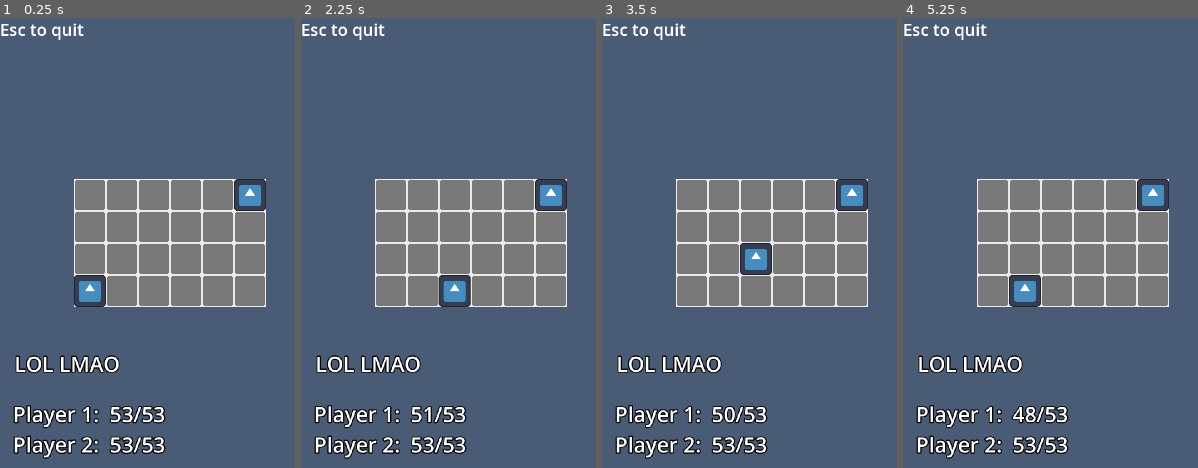
Above: before the commit, frames 1-4 (left to right).
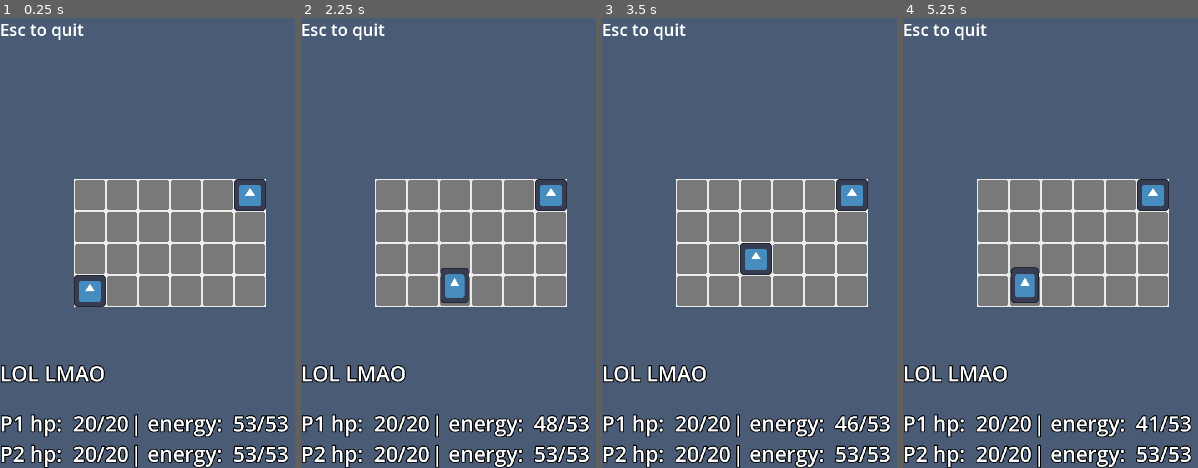
Above: after the commit, the same moments.

Repository: Mark0DumbASSdino/Gridworld-Battle-Simulator
Game: Godot game, scene res://screens/game/game.tscn
Two runs of this game, one before a commit and one after it. Both use one fixed random seed, a clock stepped at 60 frames per second and the inputs below. The engine's default icon, where the game draws it, is replaced by a stand-in: a white triangle on a blue panel in a dark square.
Inputs:
- Up to frame 1 (0.25 s): no input
- Up to frame 2 (2.25 s): tap Enter at 0.5, 2 s; hold D (right) 0.53-1.28 s; tap Space (attack) at 0.6, 1.25, 1.35, 2.1 s; hold S (down) 1.28-2.03 s; hold D (right) from 2.03 s (still down)
- Up to frame 3 (3.5 s): tap Space (attack) at 2.75, 2.85 s; release D (right) at 2.78 s; hold W (up) from 2.78 s (still down)
- Up to frame 4 (5.25 s): tap Enter at 3.5 s; release W (up) at 3.53 s; hold A (left) 3.53-5.03 s; tap Space (attack) at 3.6, 4.25, 4.35, 5.1 s; hold S (down) from 5.03 s (still down)

The runs differ from the first frame. In frame 1, 8.0% of the frame differs, in the area x 0-98%, y 74-100%; in frame 2, 8.6%, in the area x 0-98%, y 55-100%; in frame 3, 8.0%; in frame 4, 8.6%.

Commit message:
Add attack and hitbox system for Brawn character
Implemented attack handling and hitbox/hurtbox logic for the Brawn character, including new animations and collision detection. Updated player component to support attacking, and refactored the GUI to display both HP and energy stats for players. Added new scripts and scene nodes to support these features.

Diff:
--- a/character_components/player_component/player_component.gd
+++ b/character_components/player_component/player_component.gd
@@ -1,11 +1,14 @@
 extends Node2D
 ## Component that gets activated when the
 ## control type is player
+## All its inputs and stuff handled here, move and attack
 class_name PlayerComponent
 
 @onready var p : Character = get_parent()
 
 @export var grid_limit_component : GridLimitComponent
+
+var allow_attack : bool = true
 
 func move_handle_player() -> void:
 	if p.energy <= 0:
@@ -20,3 +23,19 @@
 		grid_limit_component.move_y(-1)
 	if Input.is_action_just_pressed("down"):
 		grid_limit_component.move_y(1)
+
+func attack_handle_player() -> void:
+	if p.energy <= 0:
+		# Disallows attacking when you ran out of energy
+		return
+
+	if (
+			Input.is_action_just_pressed("attack") and
+			allow_attack
+		):
+		p.attacked()
+		p.enable_hitbox = true
+		allow_attack = false
+		await get_tree().create_timer(0.1).timeout
+		p.enable_hitbox = false
+		allow_attack = true
--- a/characters/brawn/brawn.gd
+++ b/characters/brawn/brawn.gd
@@ -9,8 +9,12 @@
 
 @onready var anim: AnimationPlayer = %anim
 @onready var player_component: PlayerComponent = %player_component
+@onready var hitboxes : Array[CollisionShape2D] = [
+	%hibc, %hibc2, %hibc3, %hibc4
+]
 
 var desired_pos : Vector2
+var enable_hitbox : bool = false
 
 const pos_lerp_weight : float = 20
 
@@ -18,6 +22,10 @@
 	grid_pos = start_pos
 	hp = max_hp
 	energy = max_energy
+
+	# Signal Connections
+	%hitbox.area_entered.connect(_hitbox_enter)
+	%hurtbox.area_entered.connect(_hurtbox_enter)
 
 func _process(delta: float) -> void:
 
@@ -28,8 +36,28 @@
 		pos_lerp_weight * delta
 		)
 
+	for hitbox in hitboxes:
+		hitbox.disabled = not enable_hitbox
+
 	if control_type == control_types.PLAYER:
 		player_component.move_handle_player()
+		player_component.attack_handle_player()
 
 func moved() -> void:
 	energy -= 1
+	anim.stop()
+	anim.play("move")
+
+func attacked() -> void:
+	energy -= 1
+	anim.stop()
+	anim.play("attack")
+
+func _hitbox_enter(area: Area2D) -> void:
+	if area.name == "hurtbox":
+		pass
+
+func _hurtbox_enter(area: Area2D) -> void:
+	if area.name == "hitbox":
+		# Taking damage
+		hp -= 1
--- a/characters/brawn/brawn.tscn
+++ b/characters/brawn/brawn.tscn
@@ -1,9 +1,107 @@
-[gd_scene load_steps=5 format=3 uid="uid://c2rtvdp2w0mqt"]
+[gd_scene load_steps=11 format=3 uid="uid://c2rtvdp2w0mqt"]
 
 [ext_resource type="Script" uid="uid://cctmir7wtua12" path="res://characters/brawn/brawn.gd" id="1_k1kry"]
 [ext_resource type="Texture2D" uid="uid://dbfemq6g1nagq" path="res://art/icon.svg" id="2_3xfdu"]
 [ext_resource type="PackedScene" uid="uid://b48imhemvih3s" path="res://character_components/player_component/player_component.tscn" id="3_mfq06"]
 [ext_resource type="PackedScene" uid="uid://dqqd07e06tham" path="res://character_components/grid_limit_component/grid_limit_component.tscn" id="4_2nft6"]
+
+[sub_resource type="Animation" id="Animation_2nft6"]
+resource_name = "move"
+length = 0.2
+step = 0.05
+tracks/0/type = "value"
+tracks/0/imported = false
+tracks/0/enabled = true
+tracks/0/path = NodePath("Icon:scale")
+tracks/0/interp = 1
+tracks/0/loop_wrap = true
+tracks/0/keys = {
+"times": PackedFloat32Array(0, 0.05, 0.2),
+"transitions": PackedFloat32Array(1, 1, 1),
+"update": 0,
+"values": [Vector2(0.25, 0.25), Vector2(0.3, 0.2), Vector2(0.25, 0.25)]
+}
+tracks/1/type = "value"
+tracks/1/imported = false
+tracks/1/enabled = true
+tracks/1/path = NodePath("Icon:position")
+tracks/1/interp = 1
+tracks/1/loop_wrap = true
+tracks/1/keys = {
+"times": PackedFloat32Array(0),
+"transitions": PackedFloat32Array(1),
+"update": 0,
+"values": [Vector2(0, 0)]
+}
+
+[sub_resource type="Animation" id="Animation_x4tdm"]
+length = 0.001
+tracks/0/type = "value"
+tracks/0/imported = false
+tracks/0/enabled = true
+tracks/0/path = NodePath("Icon:scale")
+tracks/0/interp = 1
+tracks/0/loop_wrap = true
+tracks/0/keys = {
+"times": PackedFloat32Array(0),
+"transitions": PackedFloat32Array(1),
+"update": 0,
+"values": [Vector2(0.25, 0.25)]
+}
+tracks/1/type = "value"
+tracks/1/imported = false
+tracks/1/enabled = true
+tracks/1/path = NodePath("Icon:position")
+tracks/1/interp = 1
+tracks/1/loop_wrap = true
+tracks/1/keys = {
+"times": PackedFloat32Array(0),
+"transitions": PackedFloat32Array(1),
+"update": 0,
+"values": [Vector2(0, 0)]
+}
+
+[sub_resource type="Animation" id="Animation_r5pni"]
+resource_name = "attack"
+length = 0.2
+step = 0.05
+tracks/0/type = "value"
+tracks/0/imported = false
+tracks/0/enabled = true
+tracks/0/path = NodePath("Icon:scale")
+tracks/0/interp = 1
+tracks/0/loop_wrap = true
+tracks/0/keys = {
+"times": PackedFloat32Array(0, 0.05, 0.2),
+"transitions": PackedFloat32Array(1, 1, 1),
+"update": 0,
+"values": [Vector2(0.25, 0.25), Vector2(0.2, 0.3), Vector2(0.25, 0.25)]
+}
+tracks/1/type = "value"
+tracks/1/imported = false
+tracks/1/enabled = true
+tracks/1/path = NodePath("Icon:position")
+tracks/1/interp = 1
+tracks/1/loop_wrap = true
+tracks/1/keys = {
+"times": PackedFloat32Array(0, 0.05, 0.2),
+"transitions": PackedFloat32Array(1, 1, 1),
+"update": 0,
+"values": [Vector2(0, 0), Vector2(0, -10), Vector2(0, 0)]
+}
+
+[sub_resource type="AnimationLibrary" id="AnimationLibrary_x4tdm"]
+_data = {
+&"RESET": SubResource("Animation_x4tdm"),
+&"attack": SubResource("Animation_r5pni"),
+&"move": SubResource("Animation_2nft6")
+}
+
+[sub_resource type="RectangleShape2D" id="RectangleShape2D_r5pni"]
+size = Vector2(2, 2)
+
+[sub_resource type="RectangleShape2D" id="RectangleShape2D_2nft6"]
+size = Vector2(30, 30)
 
 [node name="brawn" type="Node2D"]
 script = ExtResource("1_k1kry")
@@ -17,7 +115,48 @@
 
 [node name="anim" type="AnimationPlayer" parent="."]
 unique_name_in_owner = true
+libraries = {
+&"": SubResource("AnimationLibrary_x4tdm")
+}
 
 [node name="Icon" type="Sprite2D" parent="."]
 scale = Vector2(0.25, 0.25)
 texture = ExtResource("2_3xfdu")
+
+[node name="hitbox" type="Area2D" parent="."]
+unique_name_in_owner = true
+collision_layer = 2
+collision_mask = 2
+
+[node name="hibc" type="CollisionShape2D" parent="hitbox"]
+unique_name_in_owner = true
+position = Vector2(-32, 0)
+shape = SubResource("RectangleShape2D_r5pni")
+disabled = true
+
+[node name="hibc2" type="CollisionShape2D" parent="hitbox"]
+unique_name_in_owner = true
+position = Vector2(32, 0)
+shape = SubResource("RectangleShape2D_r5pni")
+disabled = true
+
+[node name="hibc3" type="CollisionShape2D" parent="hitbox"]
+unique_name_in_owner = true
+position = Vector2(0, 32)
+shape = SubResource("RectangleShape2D_r5pni")
+disabled = true
+
+[node name="hibc4" type="CollisionShape2D" parent="hitbox"]
+unique_name_in_owner = true
+position = Vector2(0, -32)
+shape = SubResource("RectangleShape2D_r5pni")
+disabled = true
+
+[node name="hurtbox" type="Area2D" parent="."]
+unique_name_in_owner = true
+collision_layer = 2
+collision_mask = 2
+
+[node name="hubc" type="CollisionShape2D" parent="hurtbox"]
+shape = SubResource("RectangleShape2D_2nft6")
+debug_color = Color(1.7808378e-06, 0.6353858, 0.41399652, 0.24313726)
--- a/project.godot
+++ b/project.godot
@@ -54,6 +54,10 @@
 ]
 }
 
+[layer_names]
+
+2d_physics/layer_2="Hitbox - Hurtbox"
+
 [rendering]
 
 textures/canvas_textures/default_texture_filter=0
--- a/screens/game/energies.gd
+++ b/screens/game/energies.gd
@@ -1,15 +1,16 @@
 extends VBoxContainer
 
-func _process(delta: float) -> void:
+func _process(_delta: float) -> void:
+
 	%p1_energy.text = str(
-		"Player 1:  ",
+		"| energy:  ",
 		Global.player_1.energy,
 		"/",
 		Global.player_1.max_energy
 	)
 
 	%p2_energy.text = str(
-		"Player 2:  ",
+		"| energy:  ",
 		Global.player_2.energy,
 		"/",
 		Global.player_2.max_energy
--- a/screens/game/game.tscn
+++ b/screens/game/game.tscn
@@ -7,6 +7,7 @@
 [ext_resource type="Script" uid="uid://cny5npmsx0hg3" path="res://screens/game/gui.gd" id="5_g1ktd"]
 [ext_resource type="Script" uid="uid://bmtaxna3hlbl5" path="res://screens/game/who_turn.gd" id="6_2v4l3"]
 [ext_resource type="LabelSettings" uid="uid://cel2a2qsy4ryx" path="res://gui_txt.tres" id="7_uain1"]
+[ext_resource type="Script" uid="uid://skessnlaovyi" path="res://screens/game/hps.gd" id="8_18b3j"]
 [ext_resource type="Script" uid="uid://yrvn8yyxh6wx" path="res://screens/game/energies.gd" id="8_cpxdg"]
 
 [node name="game" type="Node2D"]
@@ -47,16 +48,12 @@
 text = "Esc to quit"
 
 [node name="who_turn" type="VBoxContainer" parent="GUI"]
-anchors_preset = 7
-anchor_left = 0.5
+anchors_preset = 2
 anchor_top = 1.0
-anchor_right = 0.5
 anchor_bottom = 1.0
-offset_left = -925.0
-offset_top = -285.0
-offset_right = -672.0
-offset_bottom = -216.0
-grow_horizontal = 2
+offset_top = -262.0
+offset_right = 253.0
+offset_bottom = -193.0
 grow_vertical = 0
 script = ExtResource("6_2v4l3")
 
@@ -67,21 +64,42 @@
 horizontal_alignment = 1
 vertical_alignment = 1
 
-[node name="energies" type="VBoxContainer" parent="GUI"]
-offset_left = 31.0
-offset_top = 916.0
-offset_right = 323.0
-offset_bottom = 1058.0
+[node name="stats" type="HBoxContainer" parent="GUI"]
+anchors_preset = 2
+anchor_top = 1.0
+anchor_bottom = 1.0
+offset_top = -142.0
+offset_right = 296.0
+grow_vertical = 0
+
+[node name="hps" type="VBoxContainer" parent="GUI/stats"]
+layout_mode = 2
+script = ExtResource("8_18b3j")
+
+[node name="p1_hp" type="Label" parent="GUI/stats/hps"]
+unique_name_in_owner = true
+layout_mode = 2
+text = "P1 HP: 6/7 "
+label_settings = ExtResource("7_uain1")
+
+[node name="p2_hp" type="Label" parent="GUI/stats/hps"]
+unique_name_in_owner = true
+layout_mode = 2
+text = "P2 HP: 2/1"
+label_settings = ExtResource("7_uain1")
+
+[node name="energies" type="VBoxContainer" parent="GUI/stats"]
+layout_mode = 2
 script = ExtResource("8_cpxdg")
 
-[node name="p1_energy" type="Label" parent="GUI/energies"]
+[node name="p1_energy" type="Label" parent="GUI/stats/energies"]
 unique_name_in_owner = true
 layout_mode = 2
-text = "P1 ENERGY: "
+text = "P1 ENERGY: 4/20"
 label_settings = ExtResource("7_uain1")
 
-[node name="p2_energy" type="Label" parent="GUI/energies"]
+[node name="p2_energy" type="Label" parent="GUI/stats/energies"]
 unique_name_in_owner = true
 layout_mode = 2
-text = "P2 ENERGY: "
+text = "P2 ENERGY: 6/9"
 label_settings = ExtResource("7_uain1")
--- /dev/null
+++ b/screens/game/hps.gd
@@ -0,0 +1,17 @@
+extends VBoxContainer
+
+func _process(_delta: float) -> void:
+
+	%p1_hp.text = str(
+		"P1 hp:  ",
+		Global.player_1.hp,
+		"/",
+		Global.player_1.max_hp
+	)
+
+	%p2_hp.text = str(
+		"P2 hp:  ",
+		Global.player_2.hp,
+		"/",
+		Global.player_2.max_hp
+	)
Not shown: 1 places in screens/game/game.tscn that only renumber resources
Not shown, added: screens/game/hps.gd.uid
